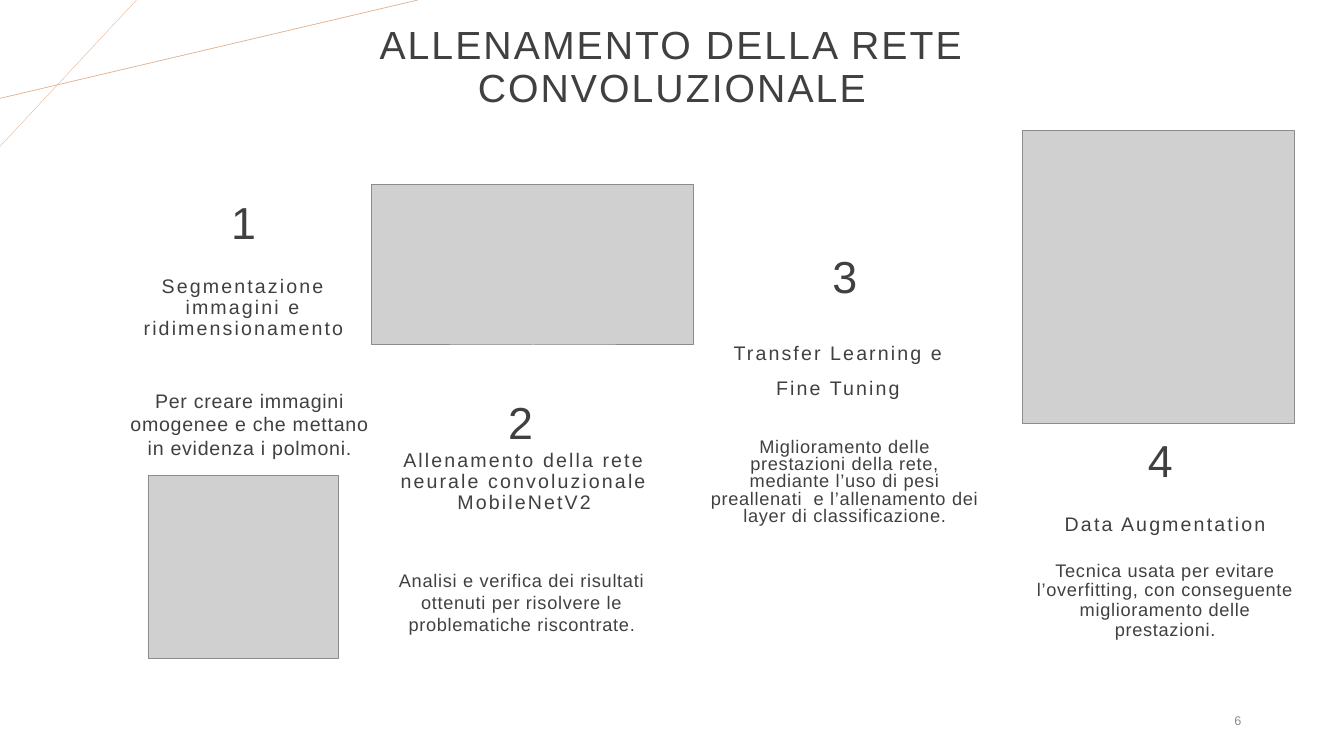
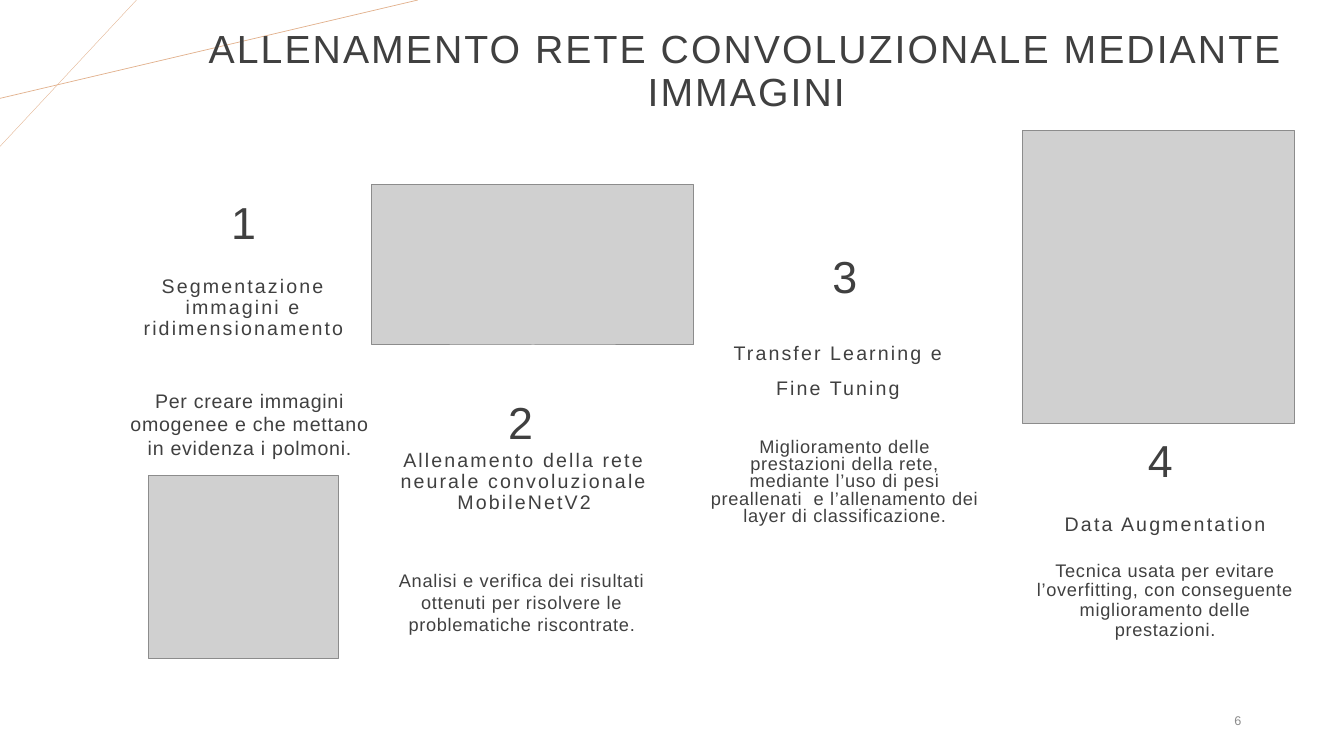
Before and after one commit to cronoimpius/Tesi, a slide deck: slide 6 of presentazione_tesi.pptx. Drawn at 1344x756 pixels with LibreOffice and Linux fonts; fonts in the diff are those of the drawing; grey boxes stand for pictures. Boxes give left, top, right and bottom in pixels: in the first picture for what was removed or moved away, otherwise in the second. Text is boxed around its words. In the diff, an @@ line names an element or a change of style, - is before the commit and + after.

```diff
--- a/presentazione_tesi.pptx
+++ b/presentazione_tesi.pptx
@@ title at [209,32,1281,107]: text changed @@
-ALLENAMENTO DELLA RETE CONVOLUZIONALE
+ALLENAMENTO RETE CONVOLUZIONALE MEDIANTE IMMAGINI
```
Also in this commit, not shown: 3 other slides changed, 1 other file.
